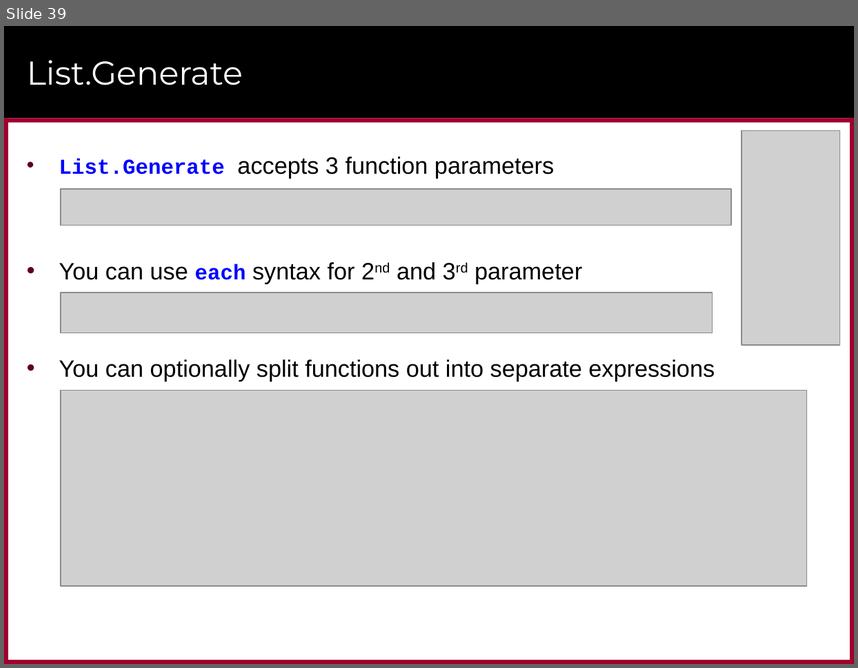
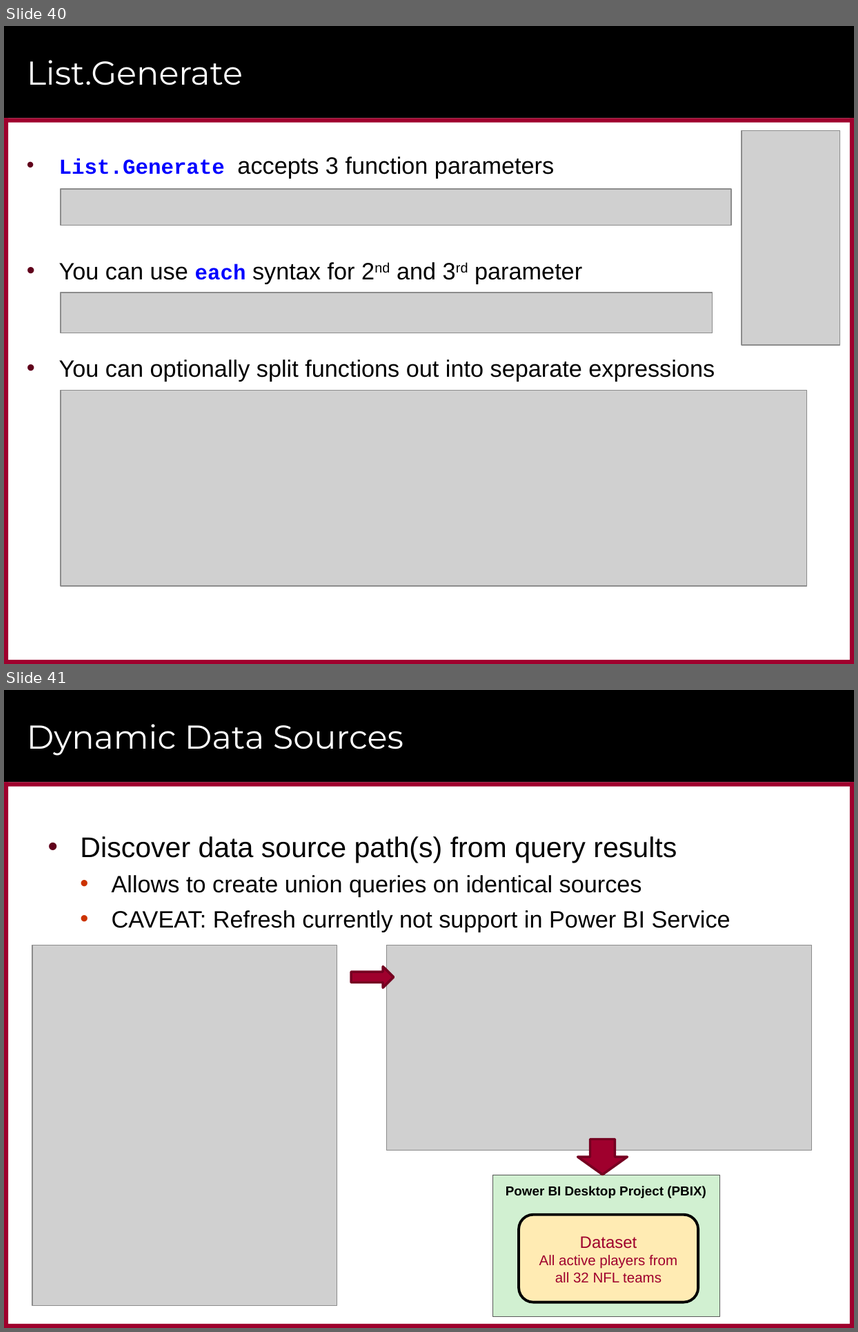
Before and after one commit to CriticalPathTraining/Intro2M, a slide deck: Advanced Query Design.pptx. Shown one above the other, each under a label of ours: slide 39 before the commit, slides 40 and 41 after it. The pictures are 858x668 and 858x1332 pixels, drawn with LibreOffice and Linux fonts; fonts in the diff are those of the drawing; grey boxes stand for pictures; background and template pictures are left out. Boxes give left, top, right and bottom in pixels: in the first picture for what was removed or moved away, otherwise in the second. Text is boxed around its words. In the diff, an @@ line names an element or a change of style, - is before the commit and + after.

```diff
--- a/Advanced Query Design.pptx
+++ b/Advanced Query Design.pptx
@@ slide 41 added at (4, 690, 854, 1328), background #FFFFFF; not listed: 6 template elements that a slide beside it also shows @@
@@ title added at (27, 724, 404, 756), 28 pt, text #FFFFFF @@
+Dynamic Data Sources
@@ text added at (80, 836, 731, 932), 20 pt, text #000000 @@
+• Discover data source path(s) from query results
+  • Allows to create union queries on identical sources
+  • CAVEAT: Refresh currently not support in Power BI Service
@@ picture added at (32, 945, 337, 1305) @@
@@ picture added at (386, 945, 811, 1150) @@
@@ right arrow added at (351, 966, 393, 987), fill #9F002D, outline #760021 2 pt @@
@@ down arrow added at (578, 1138, 627, 1174), fill #9F002D, outline #760021 2 pt @@
@@ rectangle added at (493, 1174, 720, 1317), fill #D1F0D1, outline #595959 0.25 pt, 11 pt, text #000000, bold @@
+Power BI Desktop Project (PBIX)
@@ rounded rectangle added at (519, 1214, 699, 1302), fill #FFEBB3, outline #000000 2.25 pt, 12 pt, text #9F002D @@
+Dataset
+All active players from all 32 NFL teams
@@ what was slide 39 is now slide 40 @@
```
Also in this commit, not shown: 12 slides changed, 1 other slide added, 4 other files.
